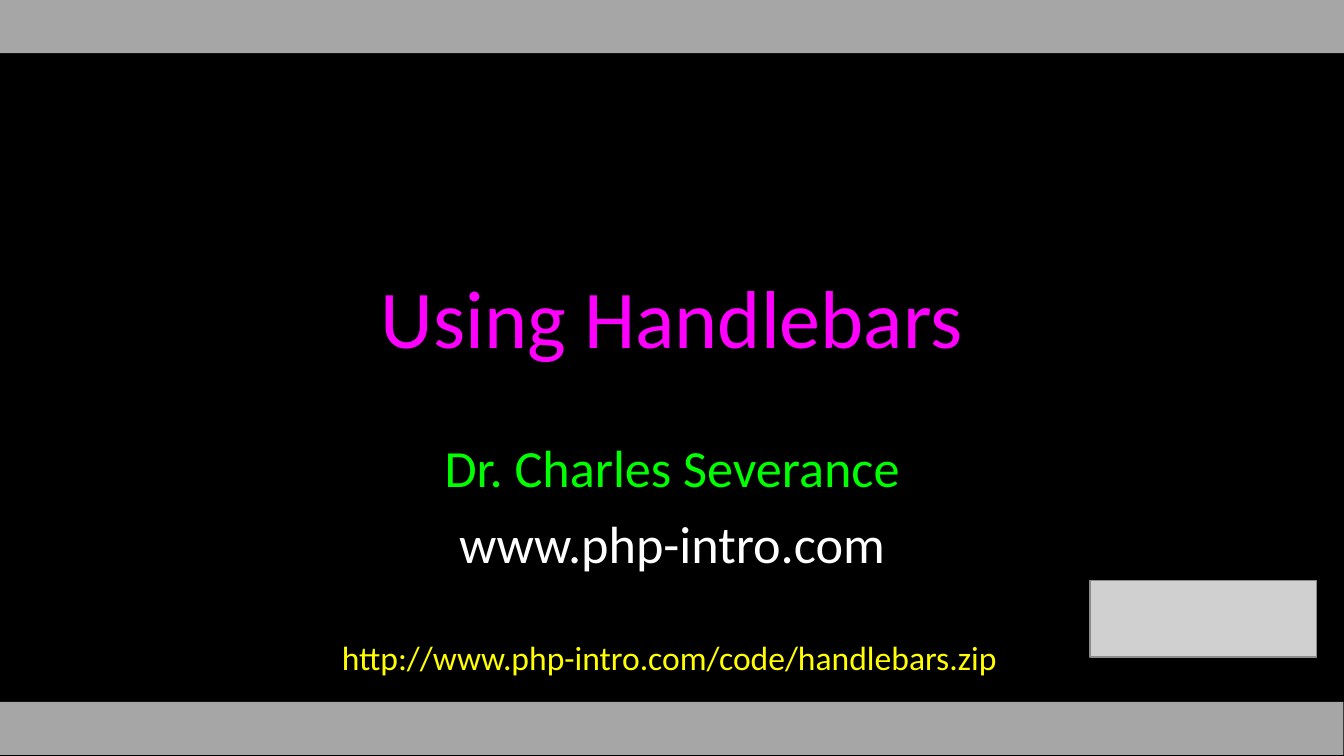
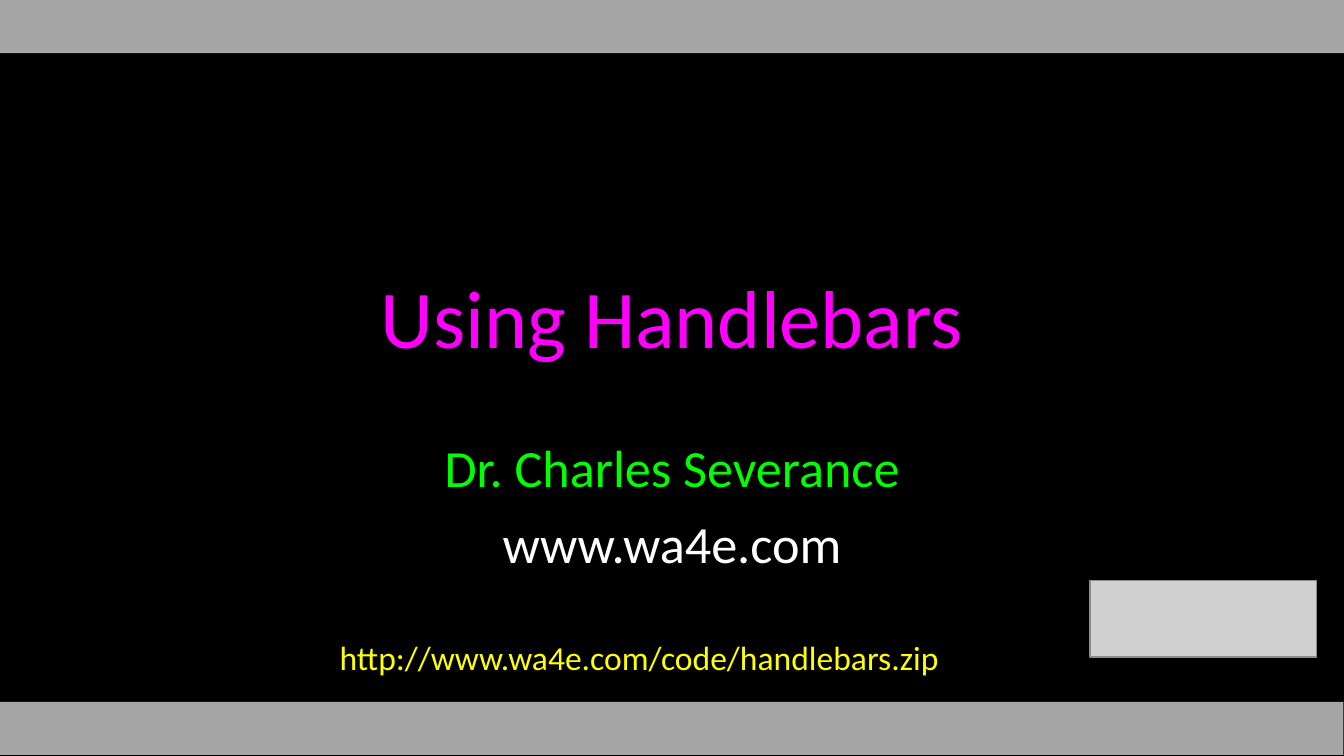
Before and after one commit to csev/wa4e, a slide deck: slide 1 of lectures/JS-05-Handlebars.ppt. Drawn at 1344x756 pixels with LibreOffice and Linux fonts; fonts in the diff are those of the drawing; grey boxes stand for pictures. Boxes give left, top, right and bottom in pixels: in the first picture for what was removed or moved away, otherwise in the second. Text is boxed around its words. In the diff, an @@ line names an element or a change of style, - is before the commit and + after.

```diff
--- a/lectures/JS-05-Handlebars.ppt
+++ b/lectures/JS-05-Handlebars.ppt
@@ subtitle at (503, 529, 842, 564): text changed @@
-www.php-intro.com
+www.wa4e.com
@@ text at (340, 646, 939, 676): text changed @@
-http://www.php-intro.com/code/handlebars.zip
+http://www.wa4e.com/code/handlebars.zip
```
Also in this commit, not shown: 1 other slide changed, 12 other files.
